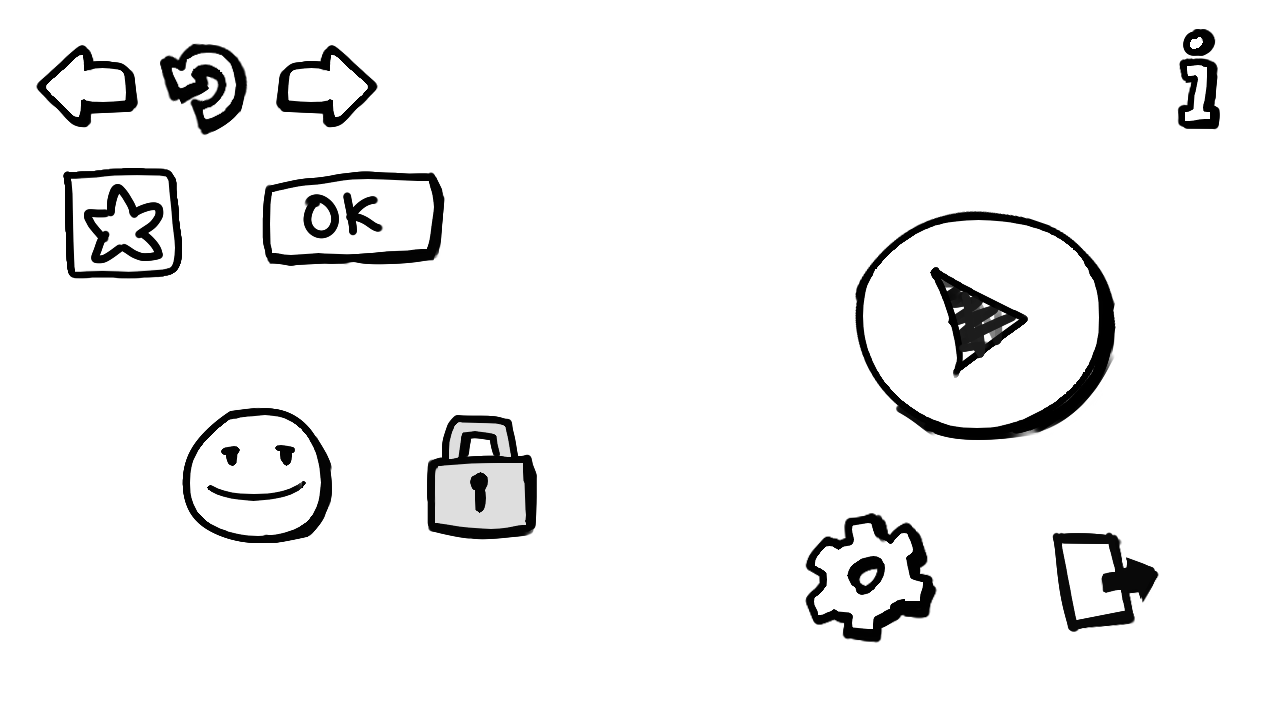
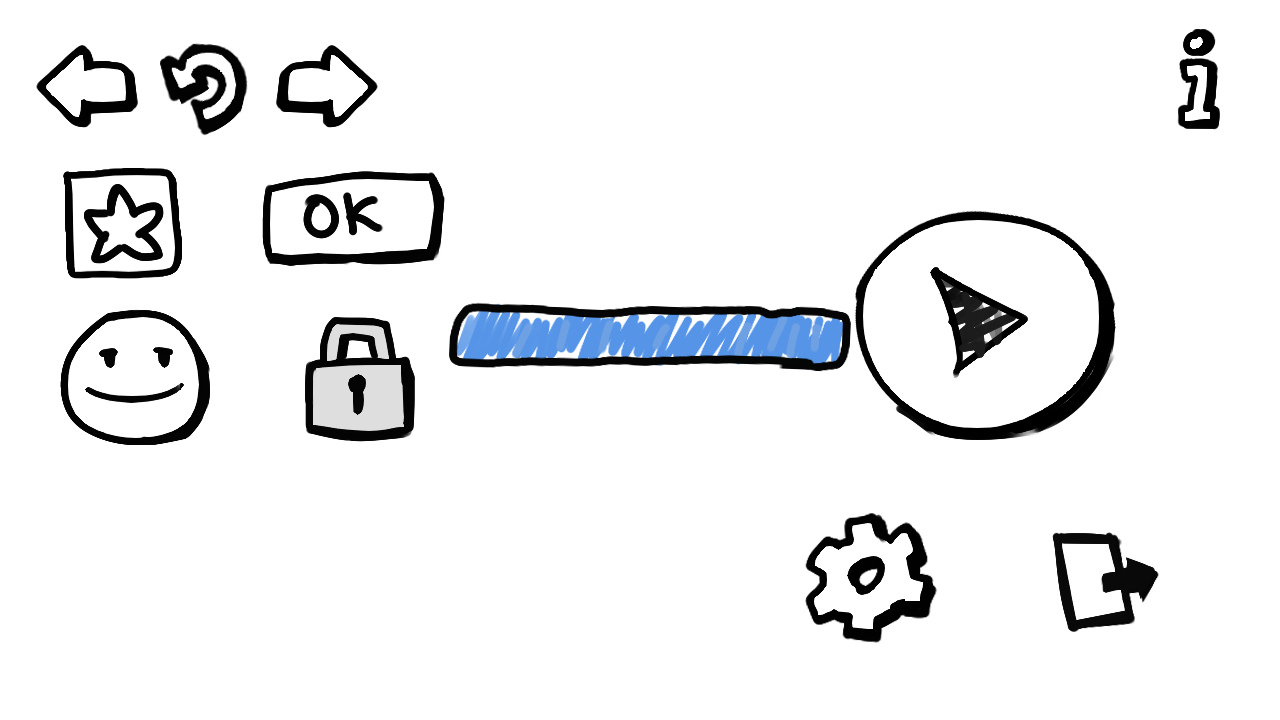
The second 1280 x 720 image is a revision of the first. Changes to its layers:
added group "Loading" with 2 layers above "Diff Lock" over [left=449, top=302, right=851, bottom=372]
added layer "Over" in group "Loading" over [left=449, top=302, right=851, bottom=372]
added layer "Bar" in group "Loading" over [left=449, top=302, right=851, bottom=372]
renamed "Paint Layer 18" to "Lock", painted on it over [left=198, top=302, right=640, bottom=543]
painted on "EzUp" over [left=60, top=309, right=384, bottom=543]
painted on "EzDown" over [left=60, top=309, right=384, bottom=543]
painted on "OkDown" over [left=324, top=302, right=514, bottom=331]
painted on "PlayUp" over [left=768, top=306, right=851, bottom=372]
painted on "PlayDown" over [left=838, top=310, right=851, bottom=369]
